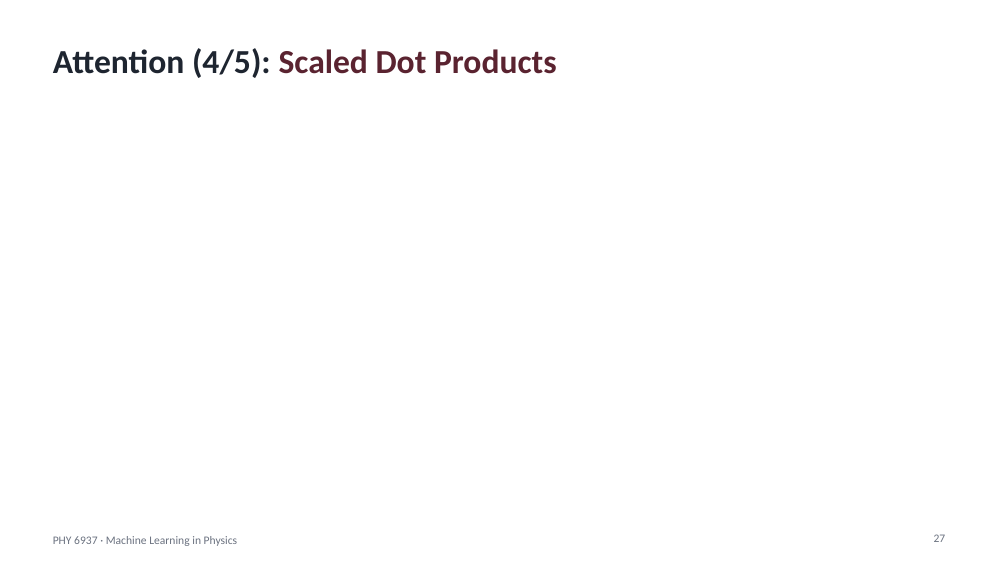
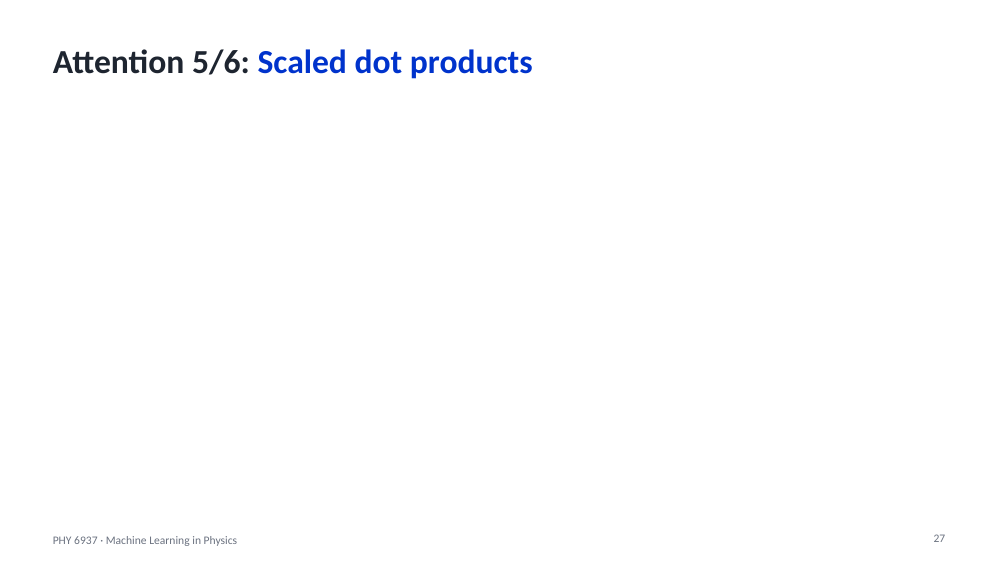
Before and after one commit to hbprosper/mlinphysics, a slide deck: slide 27 of Lectures/08.Transformers/Lecture_TNN.pptx. Drawn at 1008x567 pixels with LibreOffice and Linux fonts; fonts in the diff are those of the drawing; grey boxes stand for pictures. Boxes give left, top, right and bottom in pixels: in the first picture for what was removed or moved away, otherwise in the second. Text is boxed around its words. In the diff, an @@ line names an element or a change of style, - is before the commit and + after.

```diff
--- a/Lectures/08.Transformers/Lecture_TNN.pptx
+++ b/Lectures/08.Transformers/Lecture_TNN.pptx
@@ title at <box>53,49,533,79</box>: text changed; text colour #5A2330 to #0033CC @@
-Attention (4/5): Scaled Dot Products
+Attention 5/6: Scaled dot products
```
Also in this commit, not shown: 8 other slides changed, 2 slides added, 4 slides removed, 1 other file.
